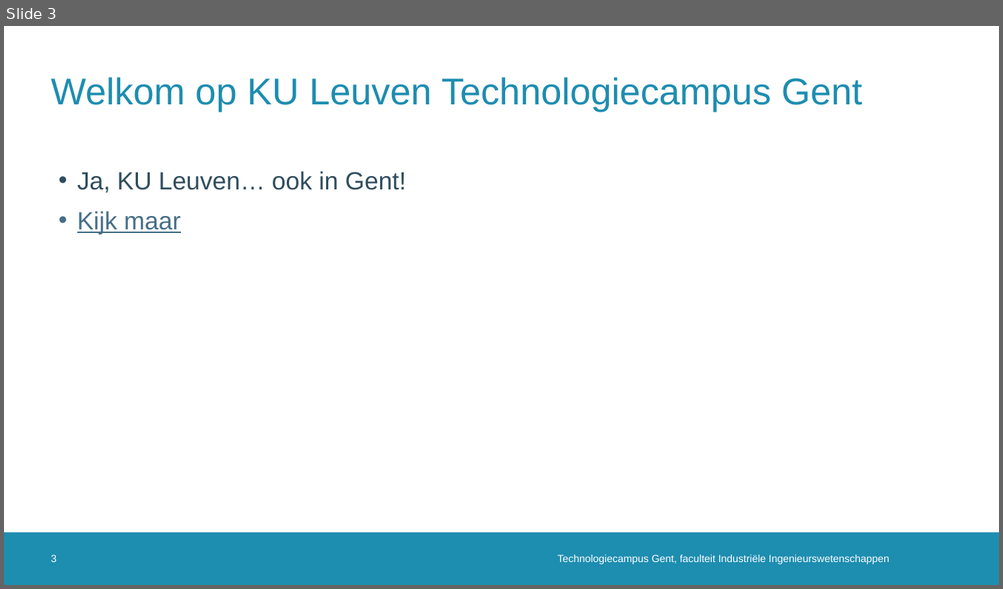
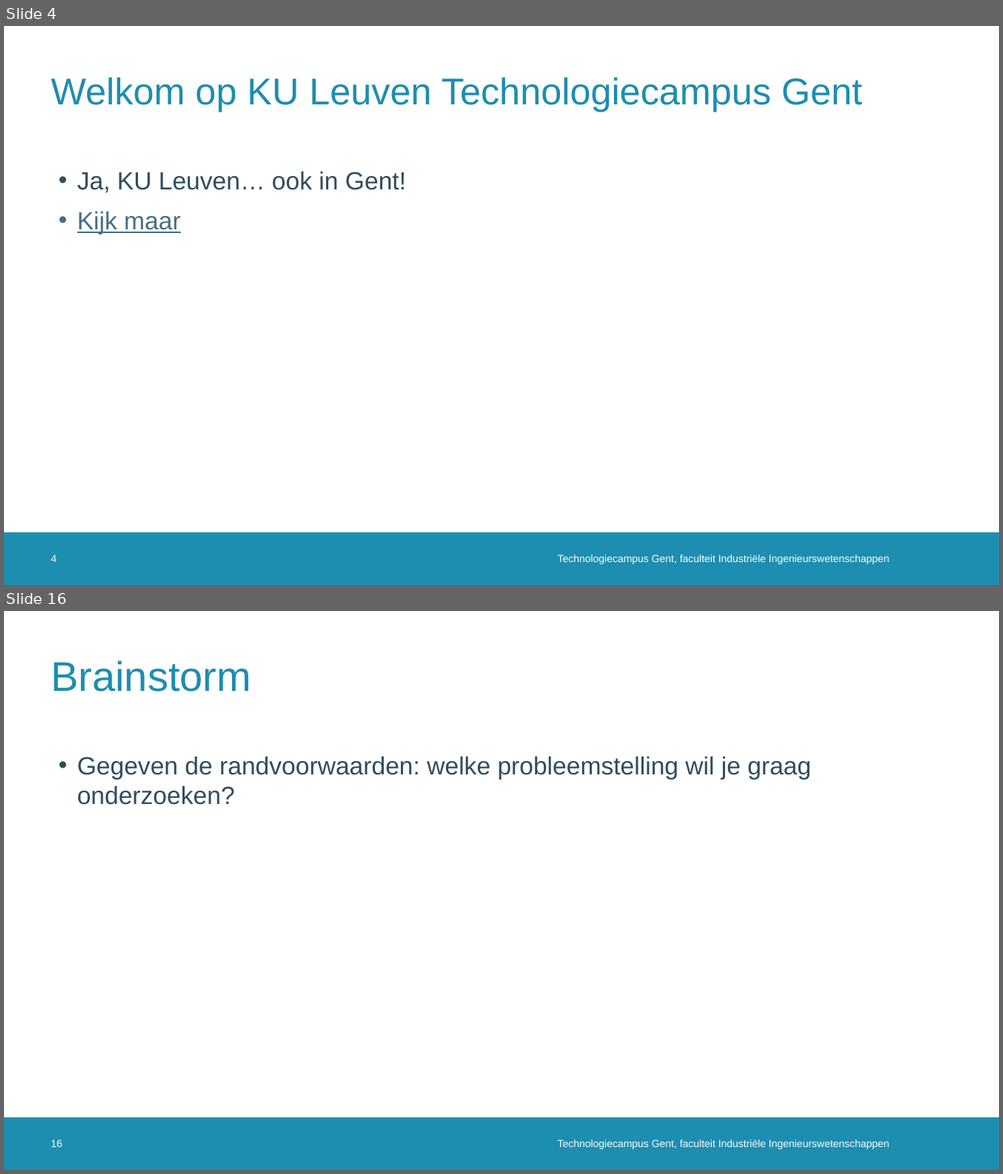
Before and after one commit to dramco-iwast/handleiding-voor-leerkrachten, a slide deck: assets/files/IWAST-bijscholingsmoment.pptx. Shown one above the other, each under a label of ours: slide 3 before the commit, slides 4 and 16 after it; the slides between them are not shown. The pictures are 1003x589 and 1003x1174 pixels, drawn with LibreOffice and Linux fonts; fonts in the diff are those of the drawing; background and template pictures are left out. Boxes give left, top, right and bottom in pixels: in the first picture for what was removed or moved away, otherwise in the second. Text is boxed around its words. In the diff, an @@ line names an element or a change of style, - is before the commit and + after.

```diff
--- a/assets/files/IWAST-bijscholingsmoment.pptx
+++ b/assets/files/IWAST-bijscholingsmoment.pptx
@@ slide 16 added at (4,611,999,1170), background #FFFFFF; not listed: 1 template element that a slide beside it also shows @@
@@ title added at (51,661,250,692), 40 pt, text #1D8DB0 @@
+Brainstorm
@@ text added at (77,756,811,805), 24 pt, text #2F4D5D @@
+• Gegeven de randvoorwaarden: welke probleemstelling wil je graag onderzoeken?
@@ page number added at (51,1140,62,1147), 10 pt, text #FFFFFF @@
+16
@@ text added at (558,1140,889,1150), 10 pt, text #FFFFFF @@
+Technologiecampus Gent, faculteit Industriële Ingenieurswetenschappen
@@ what was slide 3 is now slide 4 @@
@@ page number at (51,555,57,562): text changed @@
-3
+4
```
Also in this commit, not shown: 3 slides changed, 16 other slides added, 6 other files.
